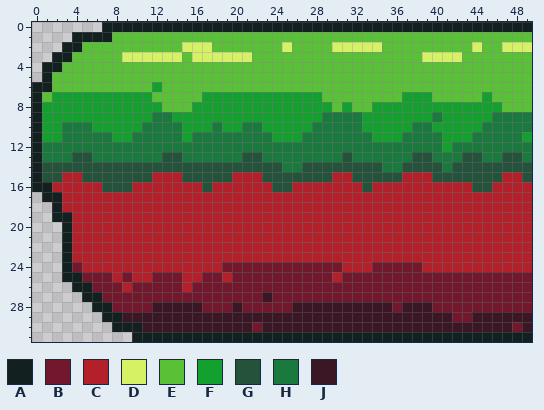
Two states of a pixel-art file, assets/images/walls/platform-ground-left.aseprite. This is how it looked before the edit.
50x32 pixels, 1 frame.
Palette (. is transparent): A #122020  B #73172d  C #b4202a  D #d6f264  E #59c135  F #14a02e  G #24523b  H #1a7a3e  J #3b1725
The same view after the edit:
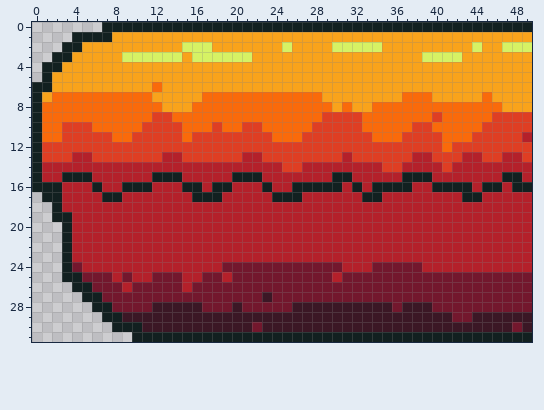
What changed:
colour E: #59c135 -> #f9a31b
colour F: #14a02e -> #fa6a0a
colour H: #1a7a3e -> #df3e23
y 11: x 49 F -> C
y 13: x 4..5 GG -> CC; x 13..14 GG -> CC; x 21..22 GG -> CC; x 31 G -> C; x 38..39 GG -> CC; x 43..44 GG -> CC; x 47..48 GG -> CC
y 14: x 1..24 GGGGGGGGGGGGGGGGGGGGGGGG -> CCCCCCCCCCCCCCCCCCCCCCCC; x 27..34 GGGGGGGG -> CCCCCCCC; x 37..40 GGGG -> CCCC; x 42..49 GGGGGGGG -> CCCCCCCC
y 15: x 1..49 GGCCGGGGGGGCCCGGGGGCCCGGGGGGGCCGGGGGCCCGGGGGGGCCG -> CCAAACCCCCCAAACCCCCAAACCCCCCCAACCCCCAAACCCCCCCAAC
y 16: x 2 C -> A; x 6..11 CGGGCC -> ACCAAA; x 15..19 CCGCC -> AACAA; x 23..30 CGGCCCCC -> ACCAAAAA; x 32..37 CGCCCC -> ACAAAA; x 40..46 CCCCGGC -> AAAACAA; x 48..49 CC -> AA
y 17: x 7..8 CC -> AA; x 16..18 CCC -> AAA; x 24..26 CCC -> AAA; x 33..34 CC -> AA; x 43..44 CC -> AA
Pixel boxes of the changes (left, top, right, bottom) in both pictures:
changed: (42, 32, 532, 202)
